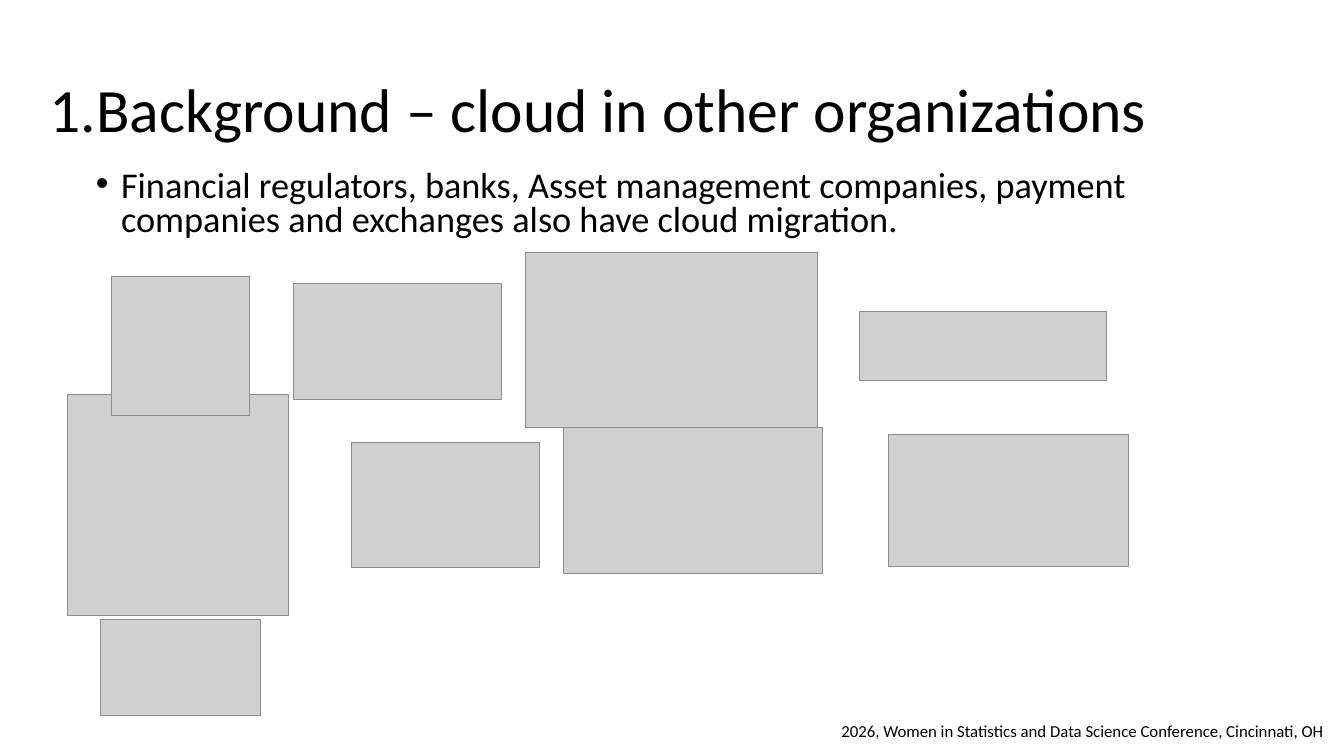
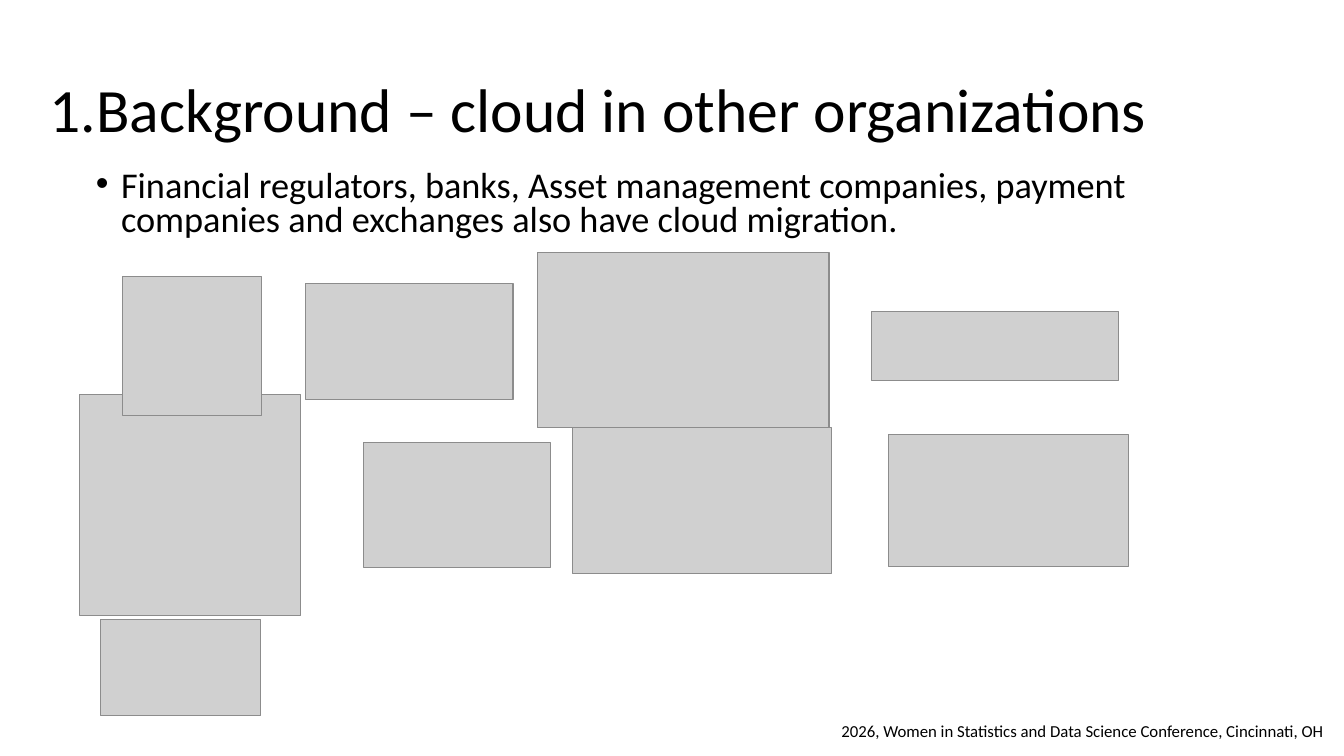
Before and after one commit to wx2123/WSDS-2026-OH, a slide deck: slide 5 of 2026 WSDS - Wujian Xue.pptx. Drawn at 1344x756 pixels with LibreOffice and Linux fonts; fonts in the diff are those of the drawing; grey boxes stand for pictures. Boxes give left, top, right and bottom in pixels: in the first picture for what was removed or moved away, otherwise in the second. Text is boxed around its words. In the diff, an @@ line names an element or a change of style, - is before the commit and + after.

```diff
--- a/2026 WSDS - Wujian Xue.pptx
+++ b/2026 WSDS - Wujian Xue.pptx
@@ picture: place and size @@
-picture at [293, 283, 501, 399]
+picture at [306, 283, 513, 399]
@@ 6 pictures: place and size @@
-6 pictures at [68, 252, 1107, 616]
+6 pictures at [80, 252, 1118, 616]
```
Also in this commit, not shown: 3 other files.
